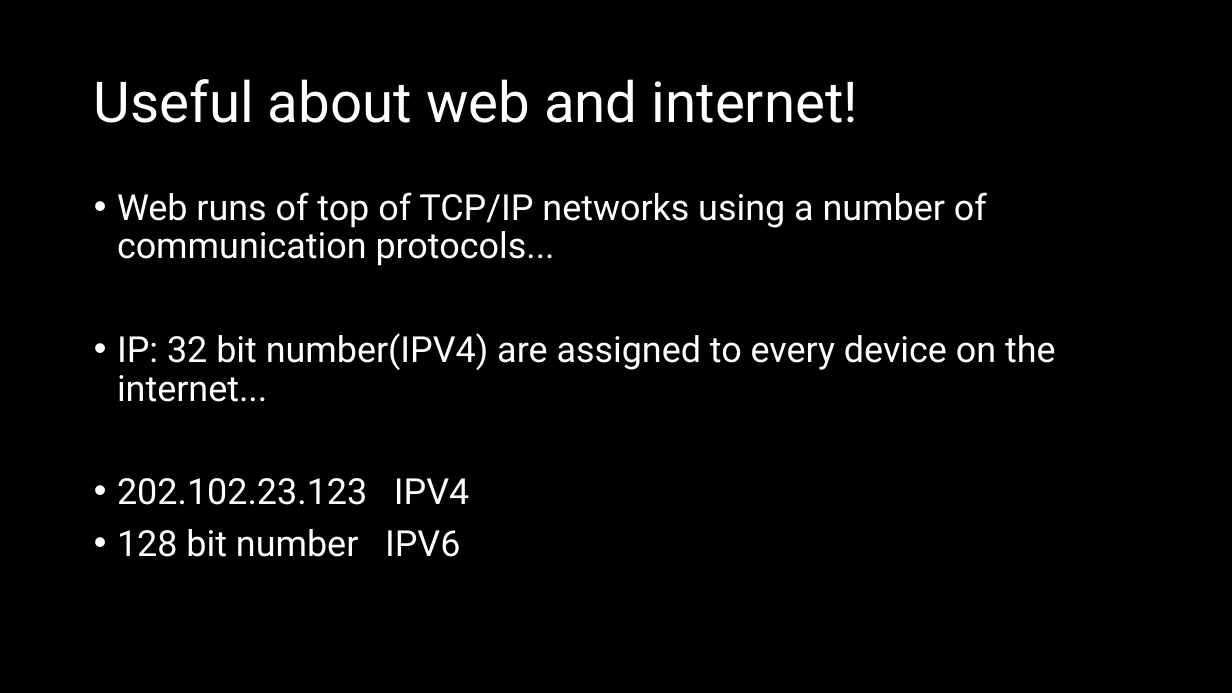
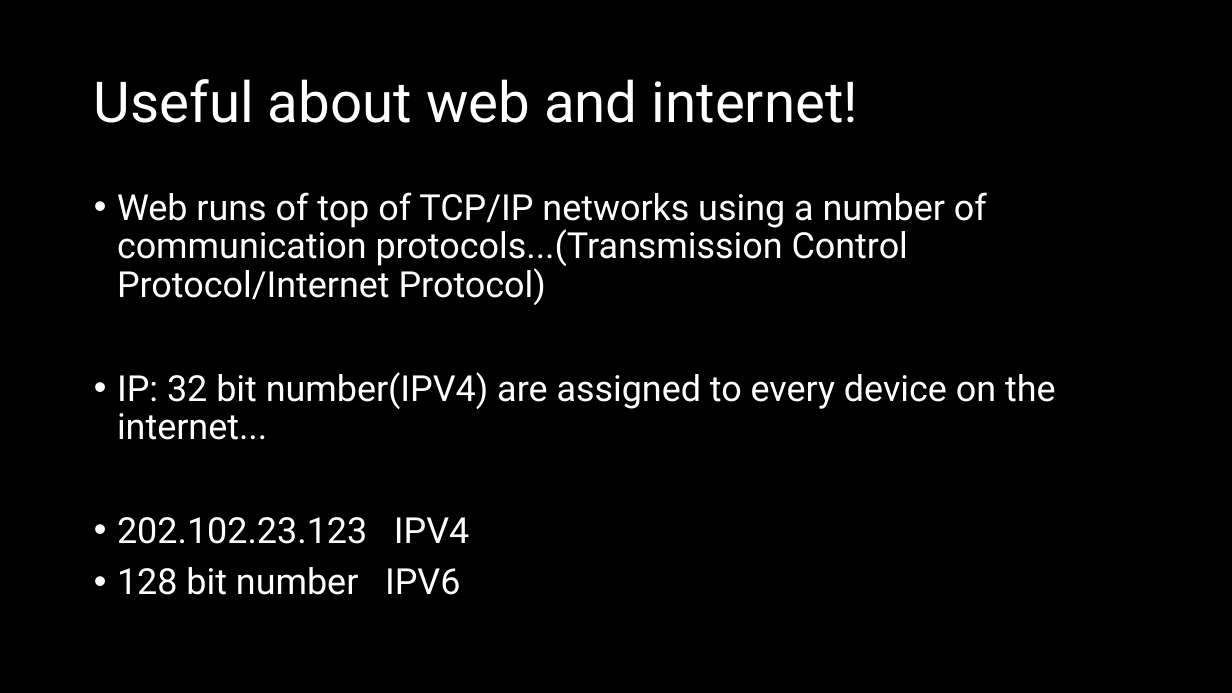
Before and after one commit to natiquekeyin/spring2025, a slide deck: slide 7 of FrontEnd/Week1/Week 1.pptx. Drawn at 1232x693 pixels with LibreOffice and Linux fonts; fonts in the diff are those of the drawing. Boxes give left, top, right and bottom in pixels: in the first picture for what was removed or moved away, otherwise in the second. Text is boxed around its words. In the diff, an @@ line names an element or a change of style, - is before the commit and + after.

```diff
--- a/FrontEnd/Week1/Week 1.pptx
+++ b/FrontEnd/Week1/Week 1.pptx
@@ text at (117, 192, 987, 305): text changed @@
-• Web runs of top of TCP/IP networks using a number of communication protocols...
+• Web runs of top of TCP/IP networks using a number of communication protocols...(Transmission Control Protocol/Internet Protocol)
```
Also in this commit, not shown: 5 other slides changed, 4 other files.
